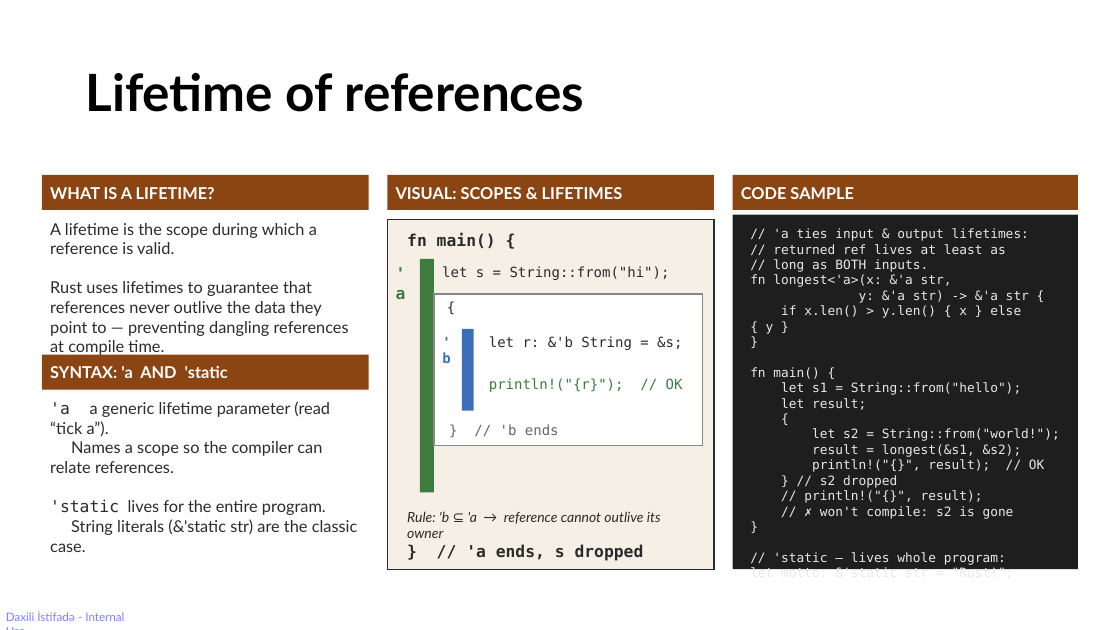
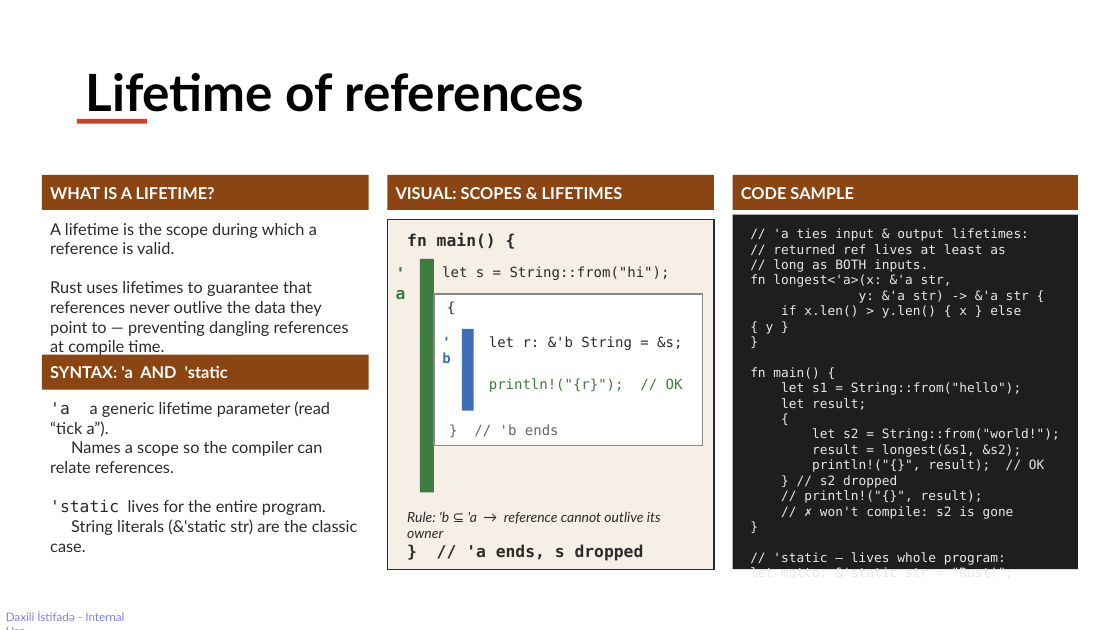
Before and after one commit to rahimahmedov/rust_vs_cpp, a slide deck: slide 8 of rust_friday_session.pptx. Drawn at 1120x630 pixels with LibreOffice and Linux fonts; fonts in the diff are those of the drawing. Boxes give left, top, right and bottom in pixels: in the first picture for what was removed or moved away, otherwise in the second. Text is boxed around its words. In the diff, an @@ line names an element or a change of style, - is before the commit and + after.

```diff
--- a/rust_friday_session.pptx
+++ b/rust_friday_session.pptx
@@ rectangle added at (77,119,147,124), fill #CE422B @@
```
Also in this commit, not shown: 3 other slides changed, 9 slides added.
